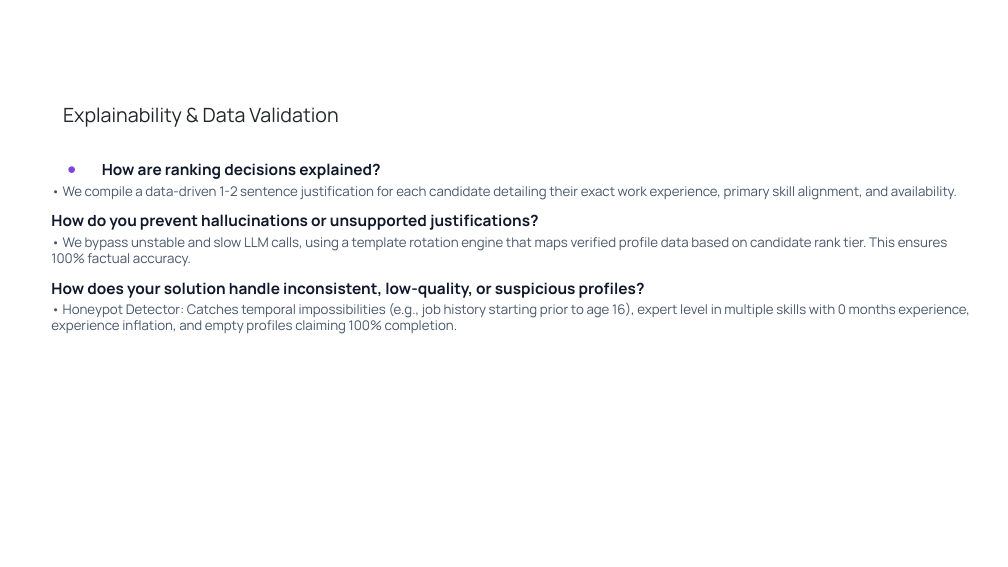
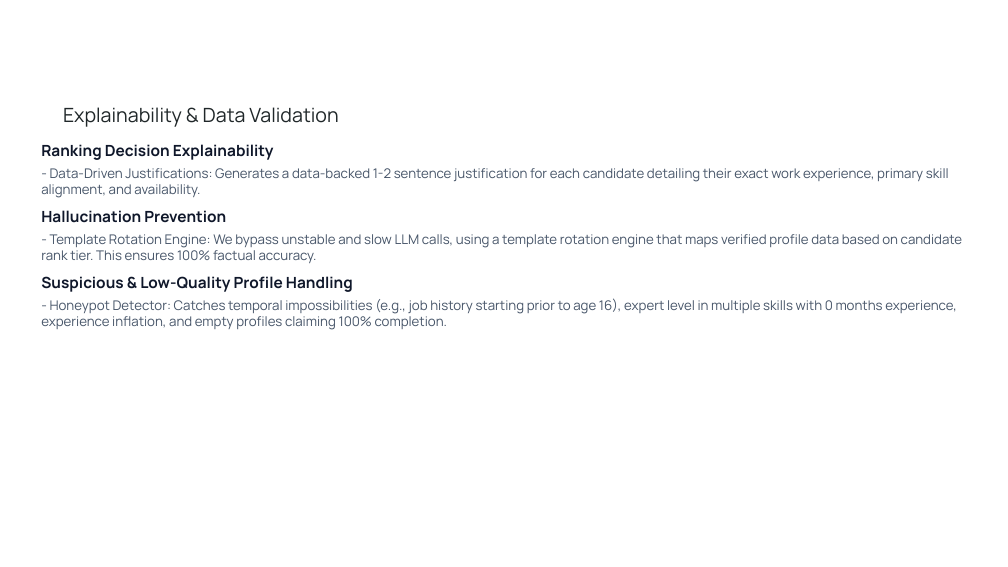
Before and after one commit to IqraKhanZ/candidate-ranker, a slide deck: slide 5 of Redrob_Candidate_Ranker_Submission.pptx. Drawn at 1008x567 pixels with LibreOffice and Linux fonts; fonts in the diff are those of the drawing; background and template pictures are left out. Boxes give left, top, right and bottom in pixels: in the first picture for what was removed or moved away, otherwise in the second. Text is boxed around its words. In the diff, an @@ line names an element or a change of style, - is before the commit and + after.

```diff
--- a/Redrob_Candidate_Ranker_Submission.pptx
+++ b/Redrob_Candidate_Ranker_Submission.pptx
@@ text at (41,144,963,330): text changed @@
-● How are ranking decisions explained?
-• We compile a data-driven 1-2 sentence justification for each candidate detailing their exact work experience, primary skill alignment, and availability.
-How do you prevent hallucinations or unsupported justifications?
-• We bypass unstable and slow LLM calls, using a template rotation engine that maps verified profile data based on candidate rank tier. This ensures 100% factual accuracy.
-How does your solution handle inconsistent, low-quality, or suspicious profiles?
-• Honeypot Detector: Catches temporal impossibilities (e.g., job history starting prior to age 16), expert level in multiple skills with 0 months experience, experience inflation, and empty profiles claiming 100% completion.
+Ranking Decision Explainability
+- Data-Driven Justifications: Generates a data-backed 1-2 sentence justification for each candidate detailing their exact work experience, primary skill alignment, and availability.
+Hallucination Prevention
+- Template Rotation Engine: We bypass unstable and slow LLM calls, using a template rotation engine that maps verified profile data based on candidate rank tier. This ensures 100% factual accuracy.
+Suspicious & Low-Quality Profile Handling
+- Honeypot Detector: Catches temporal impossibilities (e.g., job history starting prior to age 16), expert level in multiple skills with 0 months experience, experience inflation, and empty profiles claiming 100% completion.
```
Also in this commit, not shown: 9 other slides changed.
